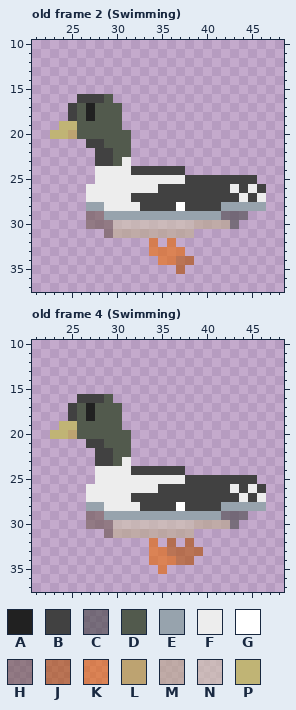
Two states of a pixel-art file, Assets/Graphics/Characters/Birds/Goldeneye.aseprite. This is how it looked before the edit.
32x64 pixels, 14 frames. Colours within 5 levels of each other are drawn and written as one. Shown: old frame 2 (Swimming): x 21..48, y 10..37; old frame 4 (Swimming): x 21..48, y 10..37. The old version is drawn lined up with the new one, on the new canvas. The commit also changed other frames, which this record leaves out.
Palette (. is transparent): A #212121  B #414141  C #46464699  D #525a4d  E #97a3ad  F #ededed  G #ffffff  H #705a5499  J #b3500599  K #ea690699  L #bda371  M #beac8e99  N #d2c5ae99  P #c0b475
Once edited:
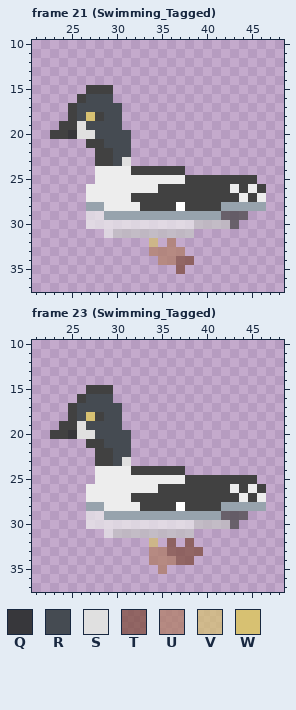
Colours new in this view: Q #37373b  R #454b52  S #e0e0e0  T #7d4938b3  U #b07c63b3  V #d7c172b3  W #d7c172
A new or re-ordered frame is compared with the old frame closest to it.
The edit:
canvas 32x64 -> 64x64, the old top-left corner now at 19,-6 (the part of the old canvas that was cut away was empty and is not shown)
frames 14 -> 37
@@ palette @@
-C #46464699
+C #414141b3
-M #beac8e99
+M #c3c3c3b3
-N #d2c5ae99
+N #edededb3
--- frame 21 (Swimming_Tagged) is new; against old frame 2 (Swimming)
@@ x 21..33 @@
 14 .............
-15 .............
-16 .....BBBD....
-17 ....BDADDD...
-18 ....BDADDD...
-19 ...PPDDDDD...
-20 ..PPLDDDDDD..
-21 ......BBDDD..
-22 .......BBDD..
-23 .......BBDF..
+15 ......BBB....
+16 .....BRRR....
+17 ....BRRRRR...
+18 ....BRWBRR...
+19 ...BBSRRRR...
+20 ..BBQSSRRRR..
+21 ......BBRRR..
+22 .......BBRR..
+23 .......BBRS..
 24 .......FFFFBB
@@ x 25..40 @@
 28 ..EEFFFFBBBBGBBB
-29 ..HHEEEEEEEEEEEE
-30 ..HHHNNNNNNNNNMM
-31 ....HMMMMMMMMM..
-32 .........K.K....
-33 .........KKKK...
-34 ..........KKJJ..
-35 ............J...
+29 ..NNEEEEEEEEEEEE
+30 ..NNNNNNNNNNNNMM
+31 ....NMMMMMMMMM..
+32 .........V.U....
+33 .........UUUU...
+34 ..........UUTT..
+35 ............T...
 36 ................
--- frame 23 (Swimming_Tagged) is new; against old frame 4 (Swimming)
@@ x 21..33 @@
 14 .............
-15 .............
-16 .....BBBD....
-17 ....BDADDD...
-18 ....BDADDD...
-19 ...PPDDDDD...
-20 ..PPLDDDDDD..
-21 ......BBDDD..
-22 .......BBDD..
-23 .......BBDF..
+15 ......BBB....
+16 .....BRRR....
+17 ....BRRRRR...
+18 ....BRWBRR...
+19 ...BBSRRRR...
+20 ..BBQSSRRRR..
+21 ......BBRRR..
+22 .......BBRR..
+23 .......BBRS..
 24 .......FFFFBB
@@ x 25..41 @@
 28 ..EEFFFFBBBBGBBBB
-29 ..HHEEEEEEEEEEEEE
-30 ..HHHNNNNNNNNNMMM
-31 ....HMMMMMMMMM...
-32 .........K.J.J...
-33 .........KKJJJJ..
-34 .........KKKJJ...
-35 ..........K......
+29 ..NNEEEEEEEEEEEEE
+30 ..NNNNNNNNNNNNMMM
+31 ....NMMMMMMMMM...
+32 .........V.T.T...
+33 .........UUTTTT..
+34 .........UUUTT...
+35 ..........U......
 36 .................
